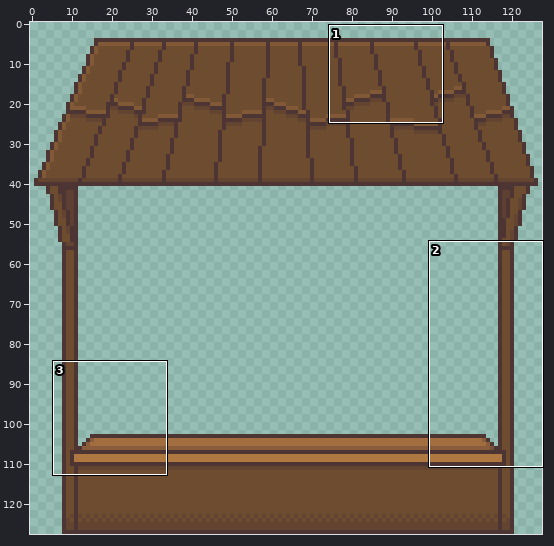
Two states of a pixel-art file, aseprite/new_stall.aseprite. The picture above shows the old version from afar; the outline marks the close-up.
Close-up. The starting point:
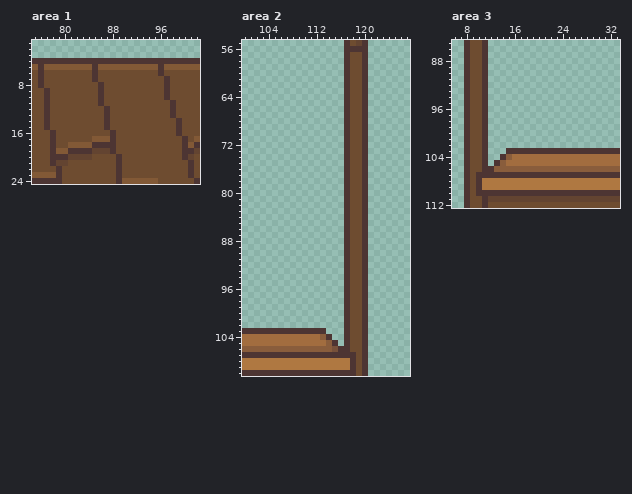
128x128 pixels, 1 frame. Colours within 5 levels of each other are drawn and written as one. Shown: area 1: x 75..102, y 1..24; area 2: x 100..127, y 55..110; area 3: x 6..33, y 85..112.
After the commit:
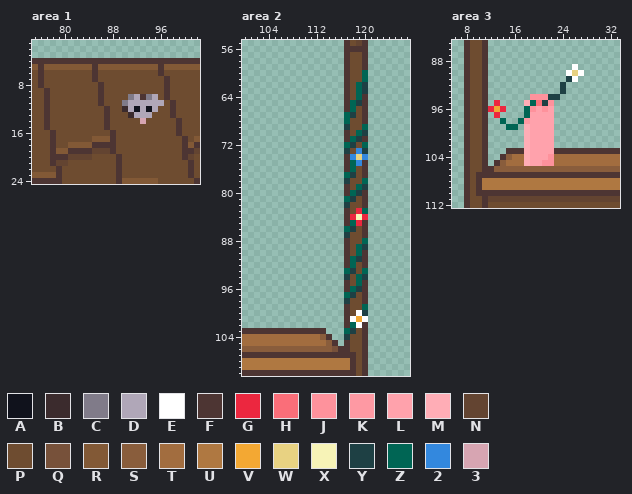
Palette (. is transparent): A #10121c  B #3b2b2d  C #807b89  D #b0a7b8  E #ffffff  F #4d3533  G #ec273f  H #fa6e79  J #fe929c  K #fe99a3  L #ffa2ac  M #ffadb6  N #634431  P #6e4c30  Q #77513a  R #825936  S #895d3c  T #a26d3f  U #af7841  V #f3a833  W #e8d282  X #f7f3b7  Y #1e4044  Z #006554  2 #3388de  3 #d7a5b2
Commit: Update new_stall sprite + Added Vase + Added Vines + Added Albert
The exact change:
layer "Decoration" added
layer "Vine" added
layer "Albert" added
layer "Layer 2" added
--- area 1, layers "Layer 2", "Albert"
@@ x 88..98 @@
  9 PPPPPPPPPFP
-10 PPPPPPPPPFP
-11 PPPPPPPPPPF
-12 PPPPPPPPPPF
-13 PPPPPPPPPPF
-14 PPPPPPPPPPP
+10 PPPCDFCDPFP
+11 PPCDDDDDDPF
+12 PPBDADADPPF
+13 PPPBDDDPPPF
+14 PPPPP3PPPPP
 15 PPPPPPPPPPP
--- area 2, layer "Vine"
@@ x 115..122 @@
  59 ..FPPF..
- 60 ..FPPF..
- 61 ..FPPF..
- 62 ..FPPF..
- 63 ..FPPF..
- 64 ..FPPF..
- 65 ..FPPF..
- 66 ..FPPF..
- 67 ..FPPF..
- 68 ..FPPF..
- 69 ..FPPF..
- 70 ..FPPF..
- 71 ..FPPF..
- 72 ..FPPF..
- 73 ..FPPF..
- 74 ..FPPF..
- 75 ..FPPF..
- 76 ..FPPF..
- 77 ..FPPF..
- 78 ..FPPF..
- 79 ..FPPF..
- 80 ..FPPF..
- 81 ..FPPF..
- 82 ..FPPF..
- 83 ..FPPF..
- 84 ..FPPF..
- 85 ..FPPF..
- 86 ..FPPF..
- 87 ..FPPF..
- 88 ..FPPF..
- 89 ..FPPF..
- 90 ..FPPF..
- 91 ..FPPF..
- 92 ..FPPF..
- 93 ..FPPF..
- 94 ..FPPF..
- 95 ..FPPF..
- 96 ..FPPF..
- 97 ..FPPF..
- 98 ..FPPF..
- 99 ..FPPF..
-100 ..FPPF..
-101 ..FPPF..
-102 ..FPPF..
-103 ..FPPF..
-104 ..FPPF..
+ 60 ..FPPZ..
+ 61 ..FPPZ..
+ 62 ..FPZY..
+ 63 ..FPZY..
+ 64 ..FPZF..
+ 65 ..FZYF..
+ 66 ..FZPF..
+ 67 ..ZYPF..
+ 68 ..ZPPF..
+ 69 ..YPPZ..
+ 70 ..FPZY..
+ 71 ..FZYF..
+ 72 ..ZYPZ..
+ 73 ..YP2Y..
+ 74 ..F2W2..
+ 75 ..FZ2F..
+ 76 ..FZPF..
+ 77 ..ZYPF..
+ 78 ..YPPZ..
+ 79 ..FPZY..
+ 80 ..FZYF..
+ 81 ..ZYPF..
+ 82 ..YPPF..
+ 83 ..FPGZ..
+ 84 ..FGXG..
+ 85 ..FZGF..
+ 86 ..ZYPF..
+ 87 ..YPPF..
+ 88 ..FPPZ..
+ 89 ..FPZY..
+ 90 ..FPZF..
+ 91 ..FZYF..
+ 92 ..FZPF..
+ 93 ..ZYPZ..
+ 94 ..YPZY..
+ 95 ..FPZF..
+ 96 ..FZYF..
+ 97 ..ZYPF..
+ 98 ..YPPF..
+ 99 ..FPPZ..
+100 ..FPEY..
+101 ..FEVE..
+102 ..FZEF..
+103 ..ZYPF..
+104 ..YPPF..
 105 F.FPPF..
--- area 3, layer "Decoration"
@@ x 6..33 @@
  88 ..FPPF......................
- 89 ..FPPF......................
- 90 ..FPPF......................
- 91 ..FPPF......................
- 92 ..FPPF......................
- 93 ..FPPF......................
- 94 ..FPPF......................
- 95 ..FPPF......................
- 96 ..FPPF......................
- 97 ..FPPF......................
- 98 ..FPPF......................
- 99 ..FPPF......................
-100 ..FPPF......................
-101 ..FPPF......................
-102 ..FPPF......................
-103 ..FPPF...FFFFFFFFFFFFFFFFFFF
-104 ..FPPF..FSTTTTTTTTTTTTTTTTTT
-105 ..FPPF.FSTTTTTTTTTTTTTTTTTTT
+ 89 ..FPPF..............E.......
+ 90 ..FPPF.............EWE......
+ 91 ..FPPF.............YE.......
+ 92 ..FPPF............Y.........
+ 93 ..FPPF............Y.........
+ 94 ..FPPF.......JJJYY..........
+ 95 ..FPPF.G....MZHYJ...........
+ 96 ..FPPFGVG...ZJLJL...........
+ 97 ..FPPF.G....ZLLLL...........
+ 98 ..FPPF..Z..ZKLLLL...........
+ 99 ..FPPF...ZZ.MLLLL...........
+100 ..FPPF......MLLLL...........
+101 ..FPPF......MLLLL...........
+102 ..FPPF......MLLLL...........
+103 ..FPPF...FFFMLLLLFFFFFFFFFFF
+104 ..FPPF..FSTTMLLLJTTTTTTTTTTT
+105 ..FPPF.FSTTTMLLJJTTTTTTTTTTT
 106 ..FPPFFSSSSSSSSSSSSSSSSSSSSS
Changed places in both close-ups, as pixel boxes (x1, y1, x2, y2):
changed: (122, 94, 164, 124)
changed: (344, 70, 368, 340)
changed: (488, 64, 584, 166)
